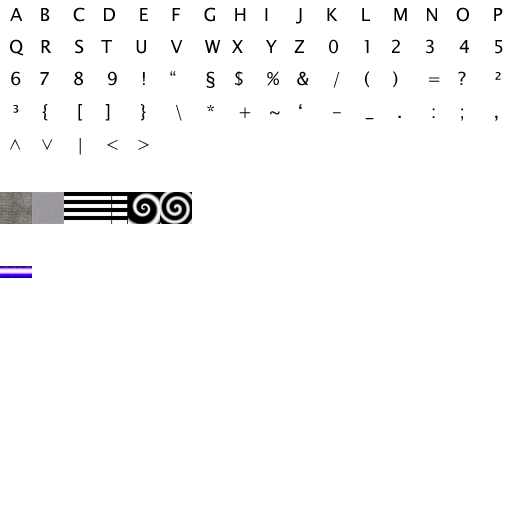
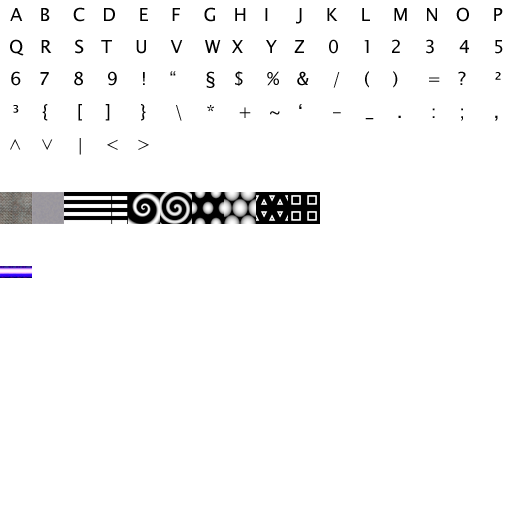
Comparing the layer stacks of the two 512 × 512 images. Changes:
painted on "Grundebene" over [192, 192, 320, 224]
